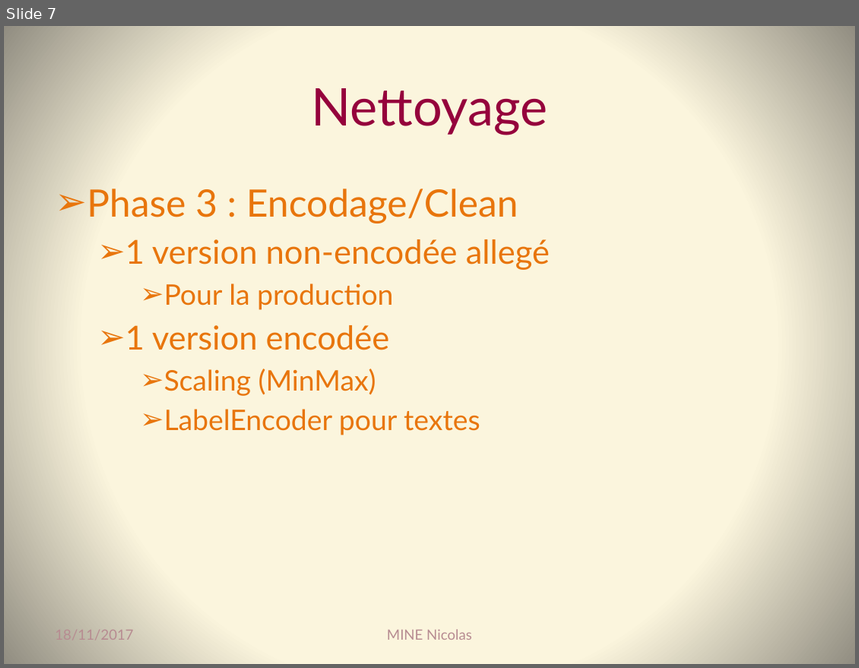
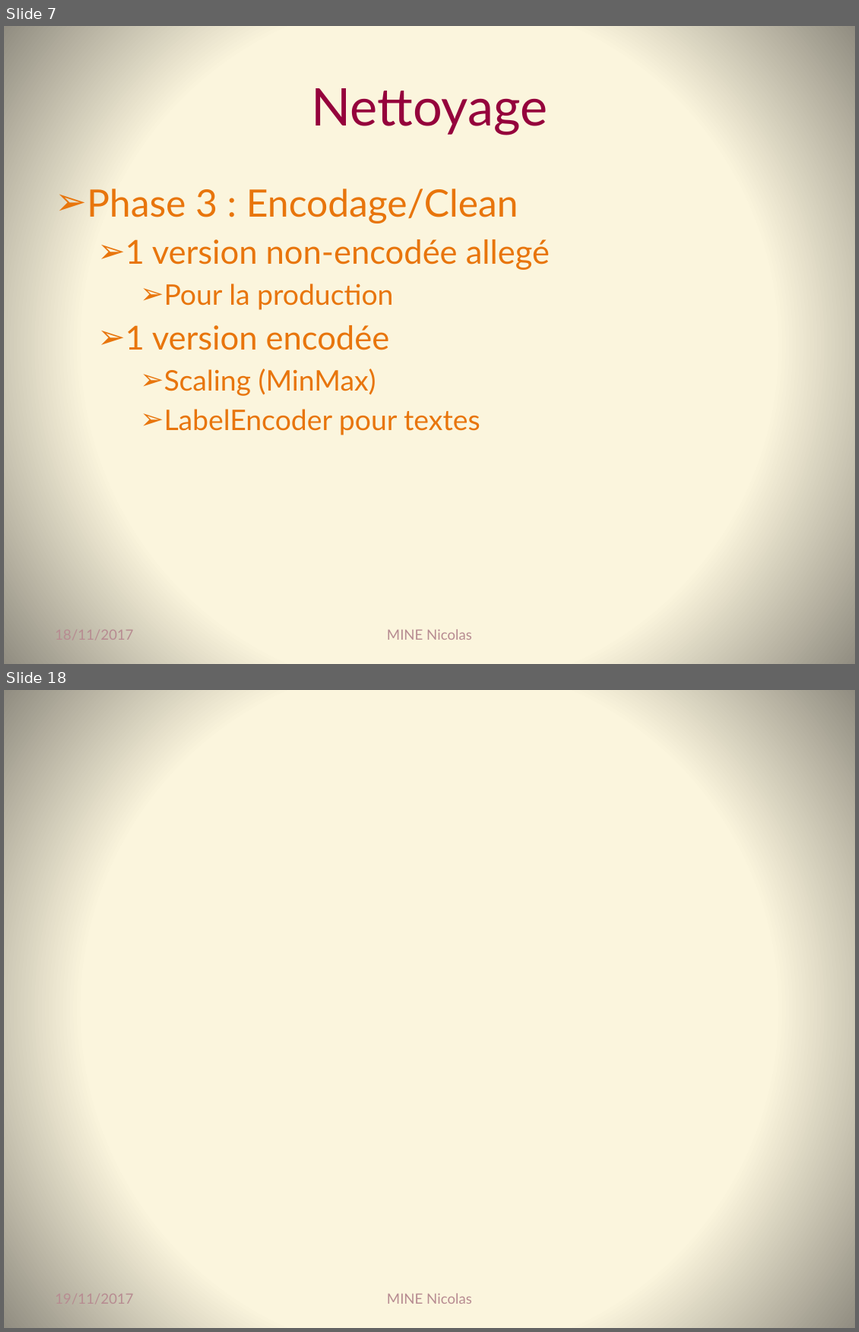
Before and after one commit to Coni63/OC_DS, a slide deck: Projet 3 - recomm. de films/Presentation-projet_3.pptx. Shown one above the other, each under a label of ours: slide 7 before the commit, slides 7 and 18 after it; the slides between them are not shown. The pictures are 859x668 and 859x1332 pixels, drawn with LibreOffice and Linux fonts; fonts in the diff are those of the drawing; background and template pictures are left out. Boxes give left, top, right and bottom in pixels: in the first picture for what was removed or moved away, otherwise in the second. Text is boxed around its words. In the diff, an @@ line names an element or a change of style, - is before the commit and + after.

```diff
--- a/Projet 3 - recomm. de films/Presentation-projet_3.pptx
+++ b/Projet 3 - recomm. de films/Presentation-projet_3.pptx
@@ slide 18 added at (4, 690, 855, 1328), background picture (left out) @@
@@ text added at (55, 1294, 133, 1304), 12 pt, text #B78C92 @@
+19/11/2017
@@ text added at (387, 1293, 472, 1304), 12 pt, text #B78C92 @@
+MINE Nicolas
```
Also in this commit, not shown: 5 slides changed, 6 other slides added, 13 other files.
